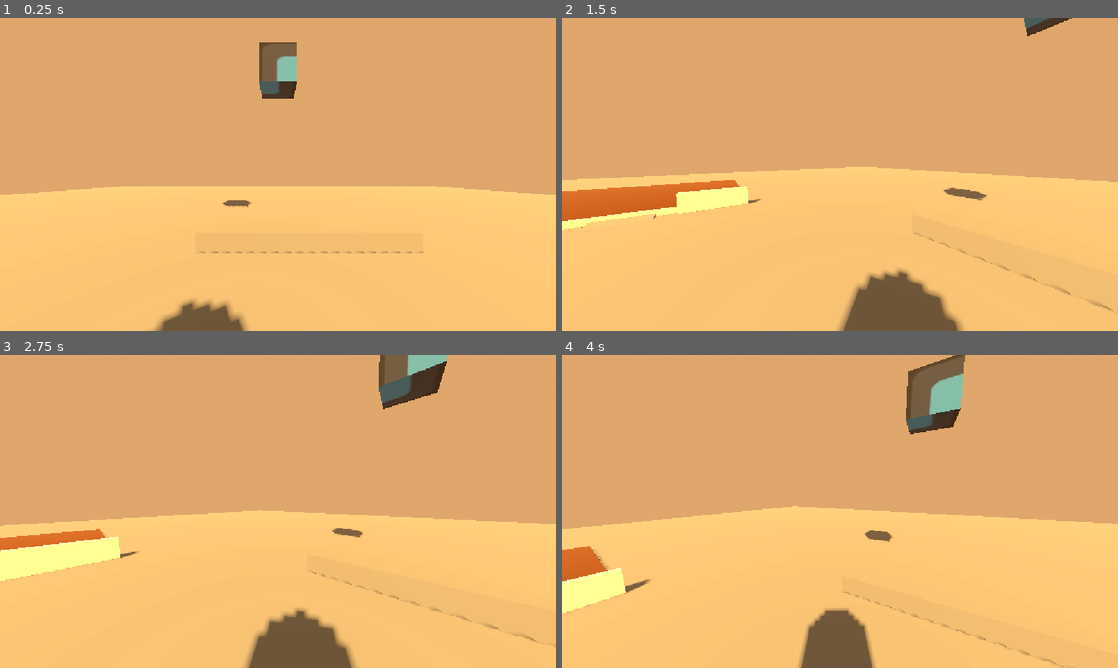
Above: before the commit, frames 1-4 (two rows, left to right).
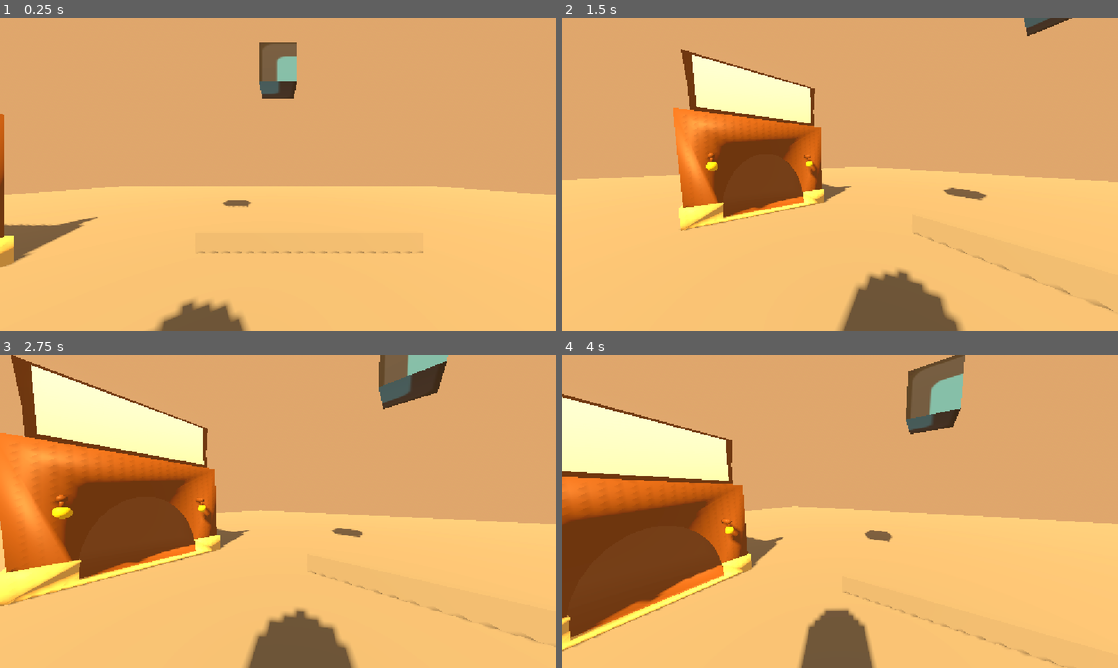
Above: after the commit, the same moments.

Repository: catbot109-blip/One-Roll
Game: Godot game, scene res://character_body_3d.tscn
The game is run twice, just before and just after one commit, with the same random seed, the same clock (stepped at 60 frames per second) and the same inputs. The engine's default icon, where the game draws it, is replaced by a stand-in: a white triangle on a blue panel in a dark square.
Inputs (mouse positions are in pixels of both pictures, inside the frame that each line leads up to):
- Up to frame 1 (0.25 s): no input
- Up to frame 2 (1.5 s): tap Enter (ui_accept) at 0.5, 0.77 s; move the mouse to (962, 158) at 0.52 s; hold Right (ui_right) 0.53-1.28 s; hold Shift 0.53-1.28 s; click (962, 158) at 0.67 s; move the mouse to (812, 174) at 1.27 s; hold Up (ui_up) from 1.28 s (still down); tap Shift at 1.35 s
- Up to frame 3 (2.75 s): keep holding Up (ui_up); tap Enter (ui_accept) at 1.52 s; move the mouse to (289, 505) at 2.02 s; hold Shift from 2.03 s (still down)
- Up to frame 4 (4 s): keep holding Up (ui_up); tap Enter (ui_accept) at 2.75, 3.02, 3.77 s; move the mouse to (834, 517) at 2.77 s; release Shift at 2.78 s; tap Shift at 2.85 s; move the mouse to (878, 514) at 3.52 s; hold Shift from 3.53 s (still down)

The runs differ from the first frame. In frame 1, 1.4% of the frame differs, in the area x 0-18%, y 30-80%; in frame 2, 14%; in frame 3, 22%, in the area x 0-45%, y 0-81%; in frame 4, 20%.

Commit message:
added waterhouse

Diff:
--- a/character_body_3d.tscn
+++ b/character_body_3d.tscn
@@ -1,8 +1,7 @@
 [gd_scene format=3 uid="uid://b0fvss7b4l8r"]
 
 [ext_resource type="Texture2D" uid="uid://baip2s42n8kr0" path="res://icon.svg" id="1_iwpo4"]
-[ext_resource type="Material" uid="uid://gr484joa3aif" path="res://floormaterial.tres" id="2_vd578"]
-[ext_resource type="Material" uid="uid://db0sdfki1mra7" path="res://wallmaterial.tres" id="3_c7tqt"]
+[ext_resource type="PackedScene" uid="uid://xc60ns1xl2r1" path="res://WATERHOUSSSFIXED.glb" id="2_fb3t6"]
 
 [sub_resource type="ProceduralSkyMaterial" id="ProceduralSkyMaterial_bu0v1"]
 sky_horizon_color = Color(0.66224277, 0.6717428, 0.6867428, 1)
@@ -174,27 +173,6 @@
 
 [sub_resource type="BoxMesh" id="BoxMesh_yobb1"]
 
-[sub_resource type="BoxMesh" id="BoxMesh_c7tqt"]
-size = Vector3(0.21875, 0.59472656, 1.476471)
-
-[sub_resource type="BoxShape3D" id="BoxShape3D_pbcr8"]
-size = Vector3(1, 1, 1.0548193)
-
-[sub_resource type="BoxMesh" id="BoxMesh_204hi"]
-size = Vector3(0.21875, 0.59472656, 1.8344116)
-
-[sub_resource type="BoxMesh" id="BoxMesh_vd578"]
-size = Vector3(0.12359619, 0.14550781, 2.351471)
-
-[sub_resource type="BoxShape3D" id="BoxShape3D_c7tqt"]
-size = Vector3(0.73046875, 0.47106552, 1.5696192)
-
-[sub_resource type="BoxMesh" id="BoxMesh_2dkg6"]
-size = Vector3(5.67334, 0.17841162, 5.88916)
-
-[sub_resource type="BoxShape3D" id="BoxShape3D_2dkg6"]
-size = Vector3(5.703247, 0.6254196, 6.0838623)
-
 [sub_resource type="PrismMesh" id="PrismMesh_e886h"]
 
 [sub_resource type="BoxMesh" id="BoxMesh_e886h"]
@@ -249,54 +227,11 @@
 
 [node name="waterhouse" type="Node" parent="." unique_id=1298833414]
 
-[node name="walls2" type="MeshInstance3D" parent="waterhouse" unique_id=1974340976]
-transform = Transform3D(1, 0, 0, 0, 1, 0, 0, 0, 1.1169078, -6.017256, 0.25873673, 0.24936661)
-material_override = ExtResource("3_c7tqt")
-gi_lightmap_texel_scale = 1.595
-mesh = SubResource("BoxMesh_c7tqt")
-
-[node name="StaticBody3D" type="StaticBody3D" parent="waterhouse/walls2" unique_id=434381891]
-
-[node name="CollisionShape3D" type="CollisionShape3D" parent="waterhouse/walls2/StaticBody3D" unique_id=397238720]
-transform = Transform3D(0.23270586, 0, 0, 0, 0.6259997, 0, 0, 0, 1.5158848, 0, 0, -0.04188855)
-shape = SubResource("BoxShape3D_pbcr8")
-
-[node name="walls3" type="MeshInstance3D" parent="waterhouse" unique_id=147463842]
-transform = Transform3D(1, 0, 0, 0, 1, 0, 0, 0, 1.1169078, -6.017256, 0.29292703, 4.4252787)
-material_override = ExtResource("3_c7tqt")
-gi_lightmap_texel_scale = 1.595
-mesh = SubResource("BoxMesh_204hi")
-
-[node name="StaticBody3D" type="StaticBody3D" parent="waterhouse/walls3" unique_id=2106581258]
-transform = Transform3D(1, 0, 0, 0, 1, 0, 0, 0, 1, 0, -0.021274567, 0)
-
-[node name="CollisionShape3D" type="CollisionShape3D" parent="waterhouse/walls3/StaticBody3D" unique_id=2079927204]
-transform = Transform3D(0.23270586, 0, 0, 0, 0.6259997, 0, 0, 0, 1.5158848, 0, 0, 0.077521086)
-shape = SubResource("BoxShape3D_pbcr8")
-
-[node name="walls4" type="MeshInstance3D" parent="waterhouse" unique_id=6298419]
-transform = Transform3D(1, 0, 0, 0, 1.4014333, 0, 0, 0, 1.1169078, -6.0648327, 0.06407276, 2.2401538)
-material_override = ExtResource("3_c7tqt")
-gi_lightmap_texel_scale = 1.595
-mesh = SubResource("BoxMesh_vd578")
-
-[node name="StaticBody3D" type="StaticBody3D" parent="waterhouse/walls4" unique_id=297267401]
-
-[node name="CollisionShape3D" type="CollisionShape3D" parent="waterhouse/walls4/StaticBody3D" unique_id=1433443132]
-transform = Transform3D(0.23270586, 0, 0, 0, 0.6259997, 0, 0, 0, 1.5158848, 0.018351078, -0.10309113, -0.023898602)
-shape = SubResource("BoxShape3D_c7tqt")
-
-[node name="floor" type="MeshInstance3D" parent="waterhouse" unique_id=443369445]
-transform = Transform3D(1, 0, 0, 0, 1, 0, 0, 0, 1, -8.912433, 0.070467, 2.44458)
-material_override = ExtResource("2_vd578")
-mesh = SubResource("BoxMesh_2dkg6")
-
-[node name="CollisionShape3D" type="CollisionShape3D" parent="waterhouse/floor" unique_id=1201688487]
-transform = Transform3D(1, 0, 0, 0, 1, 0, 0, 0, 1, -0.020324707, -0.18729019, 0.0079956055)
-shape = SubResource("BoxShape3D_2dkg6")
+[node name="WATERHOUSSSFIXED" parent="waterhouse" unique_id=94385544 instance=ExtResource("2_fb3t6")]
+transform = Transform3D(0.1, 0, 0, 0, 0.1, 0, 0, 0, 0.1, -5.797862, 1.2699866, -0.9276482)
 
 [node name="MeshInstance3D" type="MeshInstance3D" parent="waterhouse" unique_id=673113995]
-transform = Transform3D(-1.3769086e-08, 0.5, 0, -0.315, -2.1855694e-08, 0, 0, 0, 1, -6, 0, 2)
+transform = Transform3D(-1.3769086e-08, 0.5, 0, -0.315, -2.1855694e-08, 0, 0, 0, 1, -5.1022983, -0.33180273, 2)
 mesh = SubResource("PrismMesh_e886h")
 
 [node name="MeshInstance3D2" type="MeshInstance3D" parent="." unique_id=278534655]
